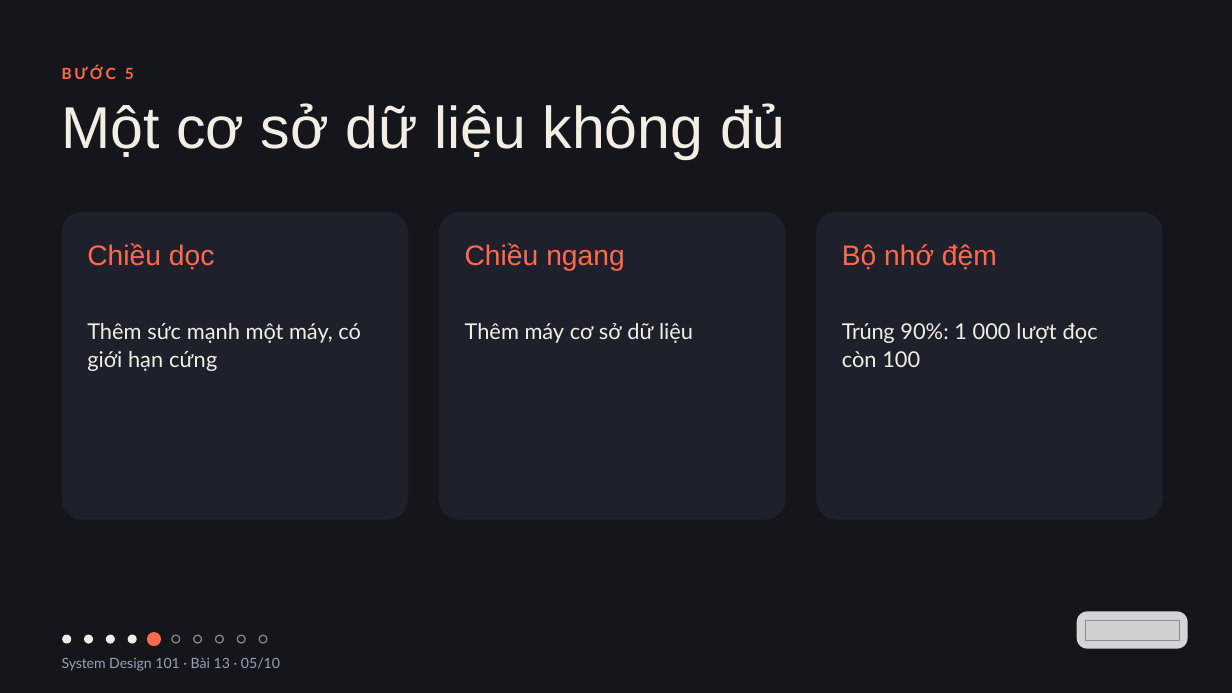
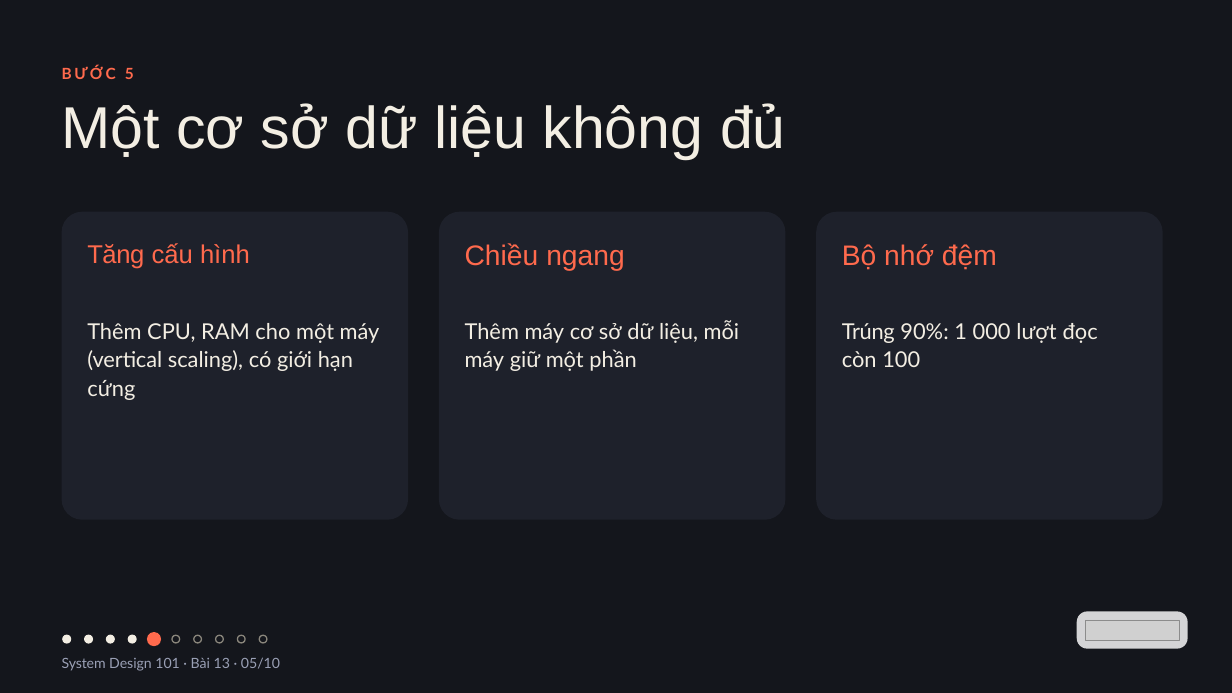
Before and after one commit to vohoailinh90/tool-marketing-studio, a slide deck: slide 5 of system-design-101/vi/lessons/sd-11-013/slides/sd-11-013.pptx. Drawn at 1232x693 pixels with LibreOffice and Linux fonts; fonts in the diff are those of the drawing; grey boxes stand for pictures. Boxes give left, top, right and bottom in pixels: in the first picture for what was removed or moved away, otherwise in the second. Text is boxed around its words. In the diff, an @@ line names an element or a change of style, - is before the commit and + after.

```diff
--- a/system-design-101/vi/lessons/sd-11-013/slides/sd-11-013.pptx
+++ b/system-design-101/vi/lessons/sd-11-013/slides/sd-11-013.pptx
@@ text at (87,243,250,269): text changed; size 33 to 30 pt @@
-Chiều dọc
+Tăng cấu hình
@@ text at (87,323,380,400): text changed @@
-Thêm sức mạnh một máy, có giới hạn cứng
+Thêm CPU, RAM cho một máy (vertical scaling), có giới hạn cứng
@@ text at (465,320,740,371): text changed @@
-Thêm máy cơ sở dữ liệu
+Thêm máy cơ sở dữ liệu, mỗi máy giữ một phần
```
Also in this commit, not shown: 2 other slides changed, 2 other files.
